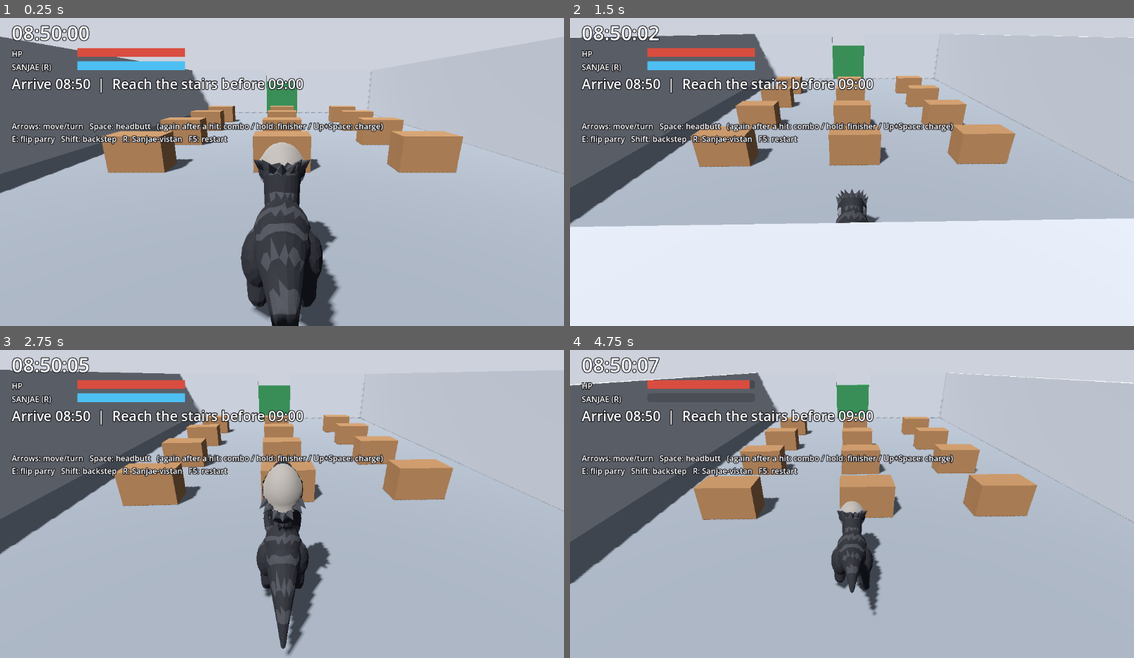
Above: before the commit, frames 1-4 (two rows, left to right).
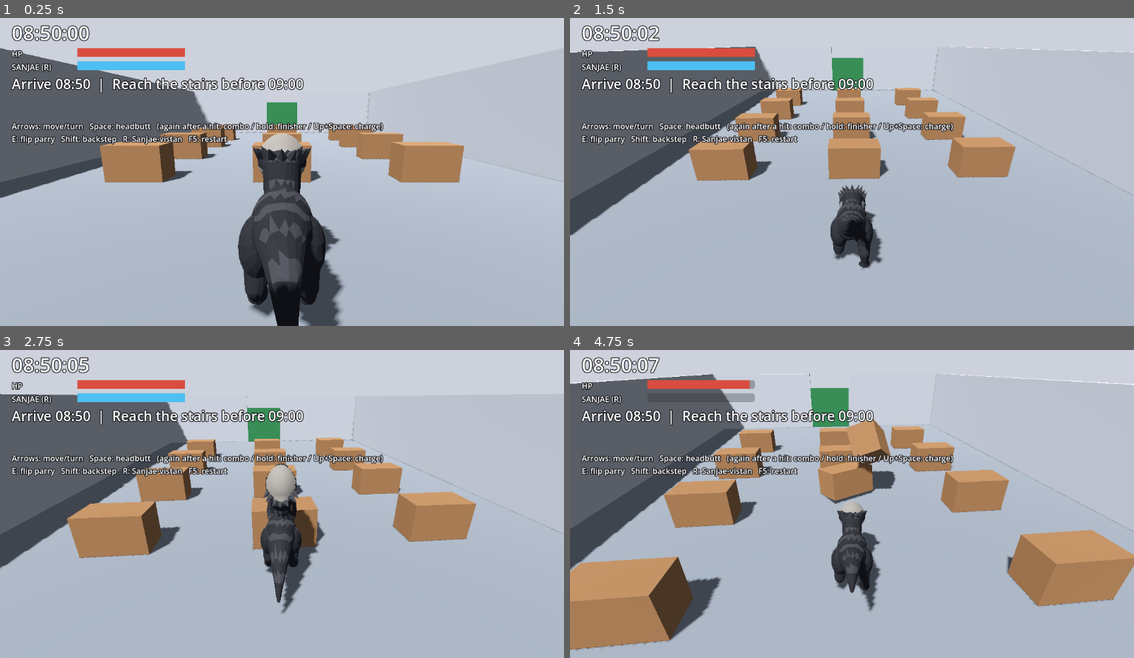
Above: after the commit, the same moments.

Repository: junhyeon-Lee/ram
Game: Godot game, scene res://game/main.tscn
Two runs of this game, one before a commit and one after it. Both use one fixed random seed, a clock stepped at 60 frames per second and the inputs below.
Inputs (mouse positions are in pixels of both pictures, inside the frame that each line leads up to):
- Up to frame 1 (0.25 s): no input
- Up to frame 2 (1.5 s): move the mouse to (976, 150) at 0.52 s; hold Right (turn_right) 0.53-1.25 s; hold Space (attack) 0.53-1.25 s; click (976, 150) at 0.67 s; drag from (739, 184) to (823, 230) at 1.27 s
- Up to frame 3 (2.75 s): move the mouse to (338, 430) at 2.02 s; hold Right (turn_right) from 2.03 s (still down); hold Space (attack) from 2.03 s (still down); tap E (guard) at 2.1 s
- Up to frame 4 (4.75 s): release Right (turn_right) at 2.75 s; release Space (attack) at 2.75 s; drag from (823, 562) to (682, 451) at 2.77 s; move the mouse to (1021, 547) at 3.52 s; hold Left (turn_left) 3.53-4.25 s; hold Space (attack) 3.53-4.25 s; tap R (sanjae) at 3.6 s; drag from (682, 451) to (767, 420) at 4.27 s

The runs differ from the first frame. In frame 1, 11% of the frame differs, in the area x 0-100%, y 5-100%; in frame 2, 44%; in frame 3, 20%; in frame 4, 24%.

Commit message:
fix(combat): 콤보가 이어지게 — 돌진은 날리지 않고, 타마다 넉백, 공격하며 다가서기. 카메라 떨림 고침
사용자가 해 보고 "맞으면 날아가 버려 콤보가 성사되지 않는다", "공격하면서 앞으로 이동하며
이어져야 자연스럽다", "카메라가 덜덜거린다"고 했다.

콤보
- 위키를 누른 채 Space 를 누르면 첫 타가 날리는 돌진으로 나가 책상이 2.5m 날아갔다(4타 중 1타만 맞음).
  돌진을 날리지 않는 '달려들며 여는 첫 타'로 바꿨다(CHARGE_LAUNCHES). 날리는 것은 피니시뿐.
- 넉백을 타마다 따로: 1타 2.2 · 2타 2.6 · 3타 2.2 · 돌진 3.0 m/s (COMBO_KICK, CHARGE_KICK).
- 박치기마다 맞는 순간까지 앞의 대상 쪽으로 다가선다(STEP_REACH 1.05m, 타마다 0.8~1.0m, 돌진 2.4m 까지).
  대상이 없어도 0.35m 나아가고, 시작할 때 대상 쪽으로 30° 까지 몸을 돌려 준다.
- 책상 하나에 0.35초 간격 네 번: 위키 누른 채 1/4 → 4/4, 2m 에서 2/4 → 4/4, 2.6m 에서 4/4.

카메라
- 벽을 등지면(시작 자리 포함) 카메라가 틱마다 17cm 씩 앞뒤로 튀던 것: 가려는 자리를 먼저 벽 안쪽으로
  고친 뒤 다가가게 했다. 서 있을 때 떨림 0.
- 타격 흔들림을 뒤로 갈수록 크게(1타 0.035 · 2타 0.045 · 3타 0.06 · 피니시 0.14×1.4), 틱마다 난수 대신
  초당 17번 왕복하는 물결로.

스모크 테스트에 세 항목 추가(위키 누른 채 연타, 2m 에서 따라붙기, 헛쳐도 전진). 스모크 55 · 출근길 53 PASS.

Co-Authored-By: Claude Fable 5.2 <noreply@anthropic.com>

Diff:
--- a/game/camera/follow_camera.gd
+++ b/game/camera/follow_camera.gd
@@ -14,6 +14,8 @@
 var _yaw := 0.0
 var shake := 0.0                     # 화면 흔들림 세기 (m). 박치기가 맞으면 커졌다가 빠르게 줄어든다
 @export var shake_decay := 9.0
+@export var shake_hz := 17.0          # 흔들리는 박자 (초당 왕복)
+var _shake_time := 0.0
 
 # 강조: 피니시(일어섰다 내리찍기) 동안 카메라가 위로 올라가 조금 다가서서 내려다본다.
 # 등 뒤 높이 그대로면 내리찍는 순간 돌머리가 Ram 몸에 가려 안 보인다.
@@ -37,14 +39,18 @@
 	var real_delta := delta / Engine.time_scale
 	_emphasis = lerpf(_emphasis, _emphasis_target, 1.0 - exp(-emphasis_follow * real_delta))
 	_yaw = lerp_angle(_yaw, target.global_rotation.y, 1.0 - exp(-yaw_follow * real_delta))
-	var next := global_position.lerp(_desired_position(), 1.0 - exp(-pos_follow * real_delta))
-	# 벽에 막히면 곧바로 벽 안쪽으로 당기고, 벗어나면 위 lerp 로 천천히 원래 거리로 돌아간다
+	# 가려는 자리를 먼저 벽 안쪽으로 고친 뒤 그 자리로 다가간다. 벽 뒤의 자리를 향해 다가가면
+	# '조금 가까워짐 → 벽에 닿아 다시 당겨짐'이 틱마다 되풀이되어 카메라가 덜덜 떤다(벽을 등진 시작 자리에서 17cm 씩).
+	var next := global_position.lerp(_clear_of_walls(_desired_position()), 1.0 - exp(-pos_follow * real_delta))
+	# 다가가는 길에 벽이 끼어들면(급히 돌 때) 곧바로 벽 안쪽으로 당긴다
 	global_position = _clear_of_walls(next)
 	var fwd := Vector3(-sin(_yaw), 0.0, -cos(_yaw))
 	look_at(target.global_position + fwd * look_ahead + Vector3.UP * look_height)
-	# 흔들림은 카메라 자리를 바꾸지 않고 화면만 흔든다 (다음 프레임 위치 계산에 쌓이지 않게)
-	h_offset = randf_range(-1.0, 1.0) * shake
-	v_offset = randf_range(-1.0, 1.0) * shake
+	# 흔들림은 카메라 자리를 바꾸지 않고 화면만 흔든다 (다음 프레임 위치 계산에 쌓이지 않게).
+	# 틱마다 새 난수를 쓰면 120Hz 잡음이 되어 화면이 덜덜거린다 → 두 박자의 물결로 부드럽게 흔든다.
+	_shake_time += real_delta
+	h_offset = sin(_shake_time * TAU * shake_hz) * shake
+	v_offset = cos(_shake_time * TAU * shake_hz * 1.31 + 1.0) * shake * 0.8
 	shake = maxf(0.0, shake - shake * shake_decay * real_delta - 0.002)
 
 
--- a/game/player/player.gd
+++ b/game/player/player.gd
@@ -1,7 +1,8 @@
 ## Ram — 플레이어 조작
 ## 방향키: 위·아래 앞뒤 이동, 좌우 몸 돌리기 (카메라가 따라 돈다)
 ## Space 박치기(늘 같은 순서의 4타 콤보: 왼쪽 들이받기 → 오른쪽 후려치기 → 올려치기 → 내리찍기 피니시.
-##   1~3타는 조금만 밀고 피니시가 날린다. 길게 누르면 바로 피니시, 위+Space 돌진)
+##   1~3타는 조금만 밀고 피니시가 날린다. 길게 누르면 바로 피니시, 위+Space 는 달려들며 여는 첫 타(돌진).
+##   박치기마다 맞는 순간까지 앞의 대상 쪽으로 다가선다)
 ## E 공중제비 꼬리 패링 · Shift 백스텝 · R 산재비스탄(시간 감속, 동작 중에도 켜진다)
 ## 동작 중에 누른 Space·Shift·E 는 0.2초 기억했다가 할 수 있게 되는 순간 나간다.
 ##   박치기의 회복 구간은 Shift·E(맞는 순간 0.1초 뒤)와 방향키(0.3초 뒤)로 끊을 수 있다.
@@ -35,15 +36,17 @@
 # 연타의 앞 타는 거의 멈추지 않고, 뒤로 갈수록 길게 멈춰 '탁-탁-탁 … 쾅'이 되게 한다.
 const F := 1.0 / 60.0
 const ATTACKS := {
-	"Attack_RearSlam": {"hits": [0.50], "stop": 6 * F, "shake": 0.22, "kick": 8.0},     # 강 (콤보 피니시는 아래 배율로 8프레임)
-	"Attack_LowCharge": {"hits": [0.333], "stop": 6 * F, "shake": 0.15, "kick": 7.0},   # 강 (돌진)
-	"Attack_FlankButt": {"hits": [0.367], "stop": 2 * F, "shake": 0.12, "kick": 6.5},   # 약 (콤보 1타)
+	# 흔들림(shake, 화면이 밀리는 폭 m)도 뒤로 갈수록 크게: 연타 세 번은 살짝, 피니시만 크게 (2026-11-25.
+	# 전에는 1~3타가 0.12 씩이라 4타가 다 맞으면 0.8초 내내 화면이 덜덜거렸다)
+	"Attack_RearSlam": {"hits": [0.50], "stop": 6 * F, "shake": 0.14, "kick": 8.0},     # 강 (콤보 피니시는 아래 배율로 8프레임)
+	"Attack_LowCharge": {"hits": [0.333], "stop": 6 * F, "shake": 0.06, "kick": 7.0},   # 강 (돌진)
+	"Attack_FlankButt": {"hits": [0.367], "stop": 2 * F, "shake": 0.035, "kick": 6.5},  # 약 (콤보 1타)
 	# 밀어붙이기는 날리지 않고 Ram 걸음(0.25m)만큼씩 밀고 간다: 약하게, 위로 띄우지 않게
-	"Attack_Shove": {"hits": [0.367, 0.633, 0.90], "stop": 1 * F, "shake": 0.06, "kick": 1.6, "up": 0.0},
+	"Attack_Shove": {"hits": [0.367, 0.633, 0.90], "stop": 1 * F, "shake": 0.03, "kick": 1.6, "up": 0.0},
 	# 콤보 연결용 (첫 버전 박치기 재활용). 올려치기는 물체를 위로 띄운다
-	"Attack_Hook": {"hits": [0.433], "stop": 3 * F, "shake": 0.12, "kick": 6.5},          # 중 (콤보 2타)
+	"Attack_Hook": {"hits": [0.433], "stop": 3 * F, "shake": 0.045, "kick": 6.5},         # 중 (콤보 2타)
 	# light_up: 가벼운 타일 때도 이만큼은 띄운다 (올려치기에 책상이 살짝 떴다가 피니시를 맞는다)
-	"Attack_Uppercut": {"hits": [0.40], "stop": 4 * F, "shake": 0.12, "kick": 5.0, "up": 1.2, "light_up": 1.3},  # 중 (3타)
+	"Attack_Uppercut": {"hits": [0.40], "stop": 4 * F, "shake": 0.06, "kick": 5.0, "up": 1.2, "light_up": 1.3},  # 중 (3타)
 }
 
 # 콤보 (시푸 참고): Space 를 이어 누르면 회복 동작을 끊고 다음 박치기로 잇는다.
@@ -77,7 +80,23 @@
 # 콤보 구조 (2026-11-21): 가벼운 타는 대상을 조금만 밀어 제자리에 두고, 날리는 것은 피니시·돌진뿐이다.
 #   (전에는 첫 타가 6.5~8m/s 로 날려 버려 2~4타가 허공을 쳤다)
 # 이어지는 타(2·3타)는 예비 동작을 건너뛰고 빠르게 틀어 '탁-탁-탁 … 쾅' 박자를 만든다. 피니시는 원래 빠르기.
-const LIGHT_KICK := 1.8               # 가벼운 타가 대상에 주는 속도(m/s), 위로 띄우지 않는다
+const LIGHT_KICK := 1.8               # 가벼운 타가 대상에 주는 속도(m/s)의 기본값 (콤보 밖에서 쓴 가벼운 타)
+# 넉백 (2026-11-25): 콤보 타마다 대상에 주는 속도(m/s). 조금씩만 밀어 다음 타가 닿게 하고, 날리는 것은 피니시뿐이다.
+const COMBO_KICK := [2.2, 2.6, 2.2]   # 1타 · 2타 · 3타 (3타는 올려치기라 light_up 만큼 위로도 띄운다)
+const CHARGE_KICK := 3.0              # 돌진(방향키+Space)으로 여는 첫 타. 조금 더 세게 밀지만 날리지는 않는다
+# 방향키+Space 돌진이 대상을 날리는지. 꺼 두면 돌진은 '붙으며 여는 첫 타'가 되어 2·3타·피니시로 이어진다
+# (켜져 있던 2026-11-24 까지는 위키를 누른 채 Space 를 누르면 첫 타가 날려 버려 콤보가 이어지지 않았다).
+const CHARGE_LAUNCHES := false
+# 공격하며 앞으로 (2026-11-25): 박치기마다 맞는 순간까지 앞의 대상 쪽으로 다가선다. 밀려난 대상을 따라붙어 콤보가 이어진다.
+const STEP_REACH := 1.05              # 맞는 순간 대상과 이 거리(m, 몸 가운데끼리)가 되게 다가선다
+const STEP_MAX := [1.0, 0.8, 0.8, 1.0]   # 타마다 다가설 수 있는 가장 먼 거리(m): 1타 · 2타 · 3타 · 피니시
+const STEP_MAX_CHARGE := 2.4          # 돌진은 멀리서 달려든다
+const STEP_FREE := 0.35               # 앞에 대상이 없을 때 나아가는 거리(m). 헛쳐도 앞으로 밀고 간다
+const STEP_FREE_CHARGE := 1.2
+const STEP_SPEED_MAX := 8.0           # 다가서는 속도 상한(m/s)
+const AIM_RANGE := 3.4                # 이 거리 안, 앞쪽 AIM_CONE 안의 가장 가까운 대상을 겨눈다
+const AIM_CONE_DEG := 50.0
+const AIM_TURN_DEG := 30.0            # 박치기를 시작할 때 대상 쪽으로 몸을 돌려 주는 한도
 const LIGHT_DAMAGE := 1
 const LAUNCH_DAMAGE := 2              # 피니시·돌진은 집기를 두 배로 깎는다 (집기는 4 를 버틴다)
 const LINK_TUNE := {"speed": 1.35, "skip": 0.13}
@@ -124,7 +143,10 @@
 var _carry_speed := 0.0               # 대시가 이어받은 달리기 속도
 var _carry_left := 0.0
 var _tune := {}                       # 지금 동작에 걸린 손보기 (ACTION_TUNE 또는 LINK_TUNE)
-var _launcher := false                # 지금 박치기가 대상을 날리는 타인지 (피니시·돌진)
+var _launcher := false                # 지금 박치기가 대상을 날리는 타인지 (피니시)
+var _step_target: Node3D              # 이번 박치기가 다가서는 대상 (없으면 null)
+var _step_budget := 0.0               # 이번 박치기에서 더 다가설 수 있는 거리(m)
+var step_moved := 0.0                 # 점검용: 이번 박치기에서 다가선 거리(m)
 
 var _model: Node3D
 var _anim: AnimationPlayer
@@ -244,10 +266,10 @@
 			combo_step = 1
 			combo_hits = 0
 			_face(dir)
-			# 방향키(자유 이동이 아니면 위)+Space 는 돌진 공격, 그냥 Space 는 4종을 번갈아
+			# 방향키(자유 이동이 아니면 위)+Space 는 돌진으로 붙으며 여는 첫 타, 그냥 Space 는 제자리에서 여는 첫 타
 			var pushing := dir != Vector3.ZERO if free_move else Input.is_action_pressed("move_forward")
 			if pushing:
-				_start_attack(DASH_ATTACK, true)
+				_start_attack(DASH_ATTACK, CHARGE_LAUNCHES)
 			else:
 				_start_attack(COMBO_CHAIN[0])
 		"backstep":
@@ -381,6 +403,7 @@
 			velocity.x += fwd.x * lack
 			velocity.z += fwd.z * lack
 		_carry_left -= real_delta
+	_step_in(real_delta)
 	# 회전은 root motion 변화량 대신 동작 속 root 뼈의 절대 방향을 읽어 차이만큼 돌린다.
 	# (Godot 의 회전 변화량은 뼈 좌표계 기준이고, 180° 지점에서 쿼터니언 부호가 뒤집혀 튄다)
 	var yaw := _root_yaw()
@@ -402,6 +425,68 @@
 		return
 	if not hits.is_empty():
 		_update_combo(real_delta, hits)
+
+
+## 공격하며 앞으로: 첫 맞는 순간까지, 겨눈 대상과 STEP_REACH 거리가 되도록 (대상이 없으면 STEP_FREE 만큼) 나아간다.
+## 동작 자체의 이동(root motion)에 더하는 속도이고, 남은 거리를 맞는 순간까지 남은 시간으로 나눠 매 틱 다시 잰다.
+func _step_in(real_delta: float) -> void:
+	if _step_budget <= 0.0 or _hits_done > 0:
+		return
+	var hits: Array = ATTACKS.get(_current_action, {}).get("hits", [])
+	if hits.is_empty():
+		return
+	var left := (float(hits[0]) - _clip_pos()) / float(_tune.get("speed", 1.0))   # 맞는 순간까지 남은 실제 시간
+	if left <= 0.0:
+		return
+	var fwd := -global_transform.basis.z
+	var want := _step_budget                       # 대상이 없으면 남은 몫을 고르게 나아간다
+	if is_instance_valid(_step_target):
+		var to := _step_target.global_position - global_position
+		want = (to.x * fwd.x + to.z * fwd.z) - STEP_REACH
+	var speed := clampf(want / maxf(left, real_delta), 0.0, STEP_SPEED_MAX)
+	speed = minf(speed, _step_budget / real_delta)
+	velocity.x += fwd.x * speed
+	velocity.z += fwd.z * speed
+	_step_budget -= speed * real_delta
+	step_moved += speed * real_delta
+
+
+## 앞쪽 AIM_CONE 안, AIM_RANGE 안에서 가장 가까운 박치기 대상 (없으면 null)
+func _find_target() -> Node3D:
+	var query := PhysicsShapeQueryParameters3D.new()
+	var sphere := SphereShape3D.new()
+	sphere.radius = AIM_RANGE
+	query.shape = sphere
+	query.transform = Transform3D(Basis(), global_position + Vector3.UP * 0.6)
+	query.exclude = [get_rid()]
+	var fwd := -global_transform.basis.z
+	var best: Node3D = null
+	var best_dist := INF
+	for hit in get_world_3d().direct_space_state.intersect_shape(query, 32):
+		var body := hit.collider as Node3D
+		if body == null or not body.has_method("take_headbutt"):
+			continue
+		var to := (body.global_position - global_position) * Vector3(1, 0, 1)
+		var dist := to.length()
+		if dist < 0.01 or dist > AIM_RANGE or to.normalized().dot(fwd) < cos(deg_to_rad(AIM_CONE_DEG)):
+			continue
+		if dist < best_dist:
+			best = body
+			best_dist = dist
+	return best
+
+
+## 박치기를 시작할 때: 대상을 겨눠 몸을 조금 돌리고, 이번 타에서 다가설 몫을 정한다
+func _aim_and_plan_step() -> void:
+	var charge := _current_action == DASH_ATTACK
+	_step_target = _find_target()
+	step_moved = 0.0
+	if _step_target:
+		var to := _step_target.global_position - global_position
+		rotation.y = rotate_toward(rotation.y, atan2(-to.x, -to.z), deg_to_rad(AIM_TURN_DEG))
+		_step_budget = STEP_MAX_CHARGE if charge else float(STEP_MAX[clampi(combo_step - 1, 0, STEP_MAX.size() - 1)])
+	else:
+		_step_budget = STEP_FREE_CHARGE if charge else STEP_FREE
 
 
 ## 회복 구간 끊기 (끊었으면 true).
@@ -444,6 +529,7 @@
 	if link:
 		tune = FINISHER_LINK_TUNE if _is_finisher else LINK_TUNE
 	_start_action(anim_name, 0.05, tune)
+	_aim_and_plan_step()
 	_camera_emphasis(FINISHER_CAM if _is_finisher else 0.0)
 	Sfx.play_at(get_parent(), Sfx.whoosh(), global_position + Vector3.UP, -6.0, randf_range(0.9, 1.15))
 
@@ -486,7 +572,7 @@
 	var kick: float = spec.get("kick", 6.5) * float(bonus["kick"])
 	var up: float = spec.get("up", 0.35)
 	if not _launcher:
-		kick = minf(kick, LIGHT_KICK)
+		kick = minf(kick, _light_kick())
 		up = spec.get("light_up", 0.0)
 	var landed := false
 	for hit in get_world_3d().direct_space_state.intersect_shape(query, 16):
@@ -516,6 +602,15 @@
 			cam.add_shake(spec.get("shake", 0.1) * float(bonus["shake"]))
 
 
+## 가벼운 타가 대상에 주는 속도: 돌진으로 연 첫 타, 콤보 1~3타, 그 밖(콤보 밖에서 쓴 타)
+func _light_kick() -> float:
+	if _current_action == DASH_ATTACK:
+		return CHARGE_KICK
+	if combo_step >= 1 and combo_step <= COMBO_KICK.size():
+		return float(COMBO_KICK[combo_step - 1])
+	return LIGHT_KICK
+
+
 func _base_anim_speed() -> float:
 	return 1.0 / SANJAE_SCALE if _sanjae_left > 0.0 else 1.0
 
--- a/tools/godot/smoke_test.gd
+++ b/tools/godot/smoke_test.gd
@@ -371,14 +371,14 @@
 						_check(_mark.q_hud == 4, "COMBO counter shows landed hits (%d)" % _mark.q_hud)
 						_check(not is_instance_valid(_mark.q_desk), "the finisher breaks the desk")
 						q_done = true
-				6, 7:  # 가벼운 타는 조금만 밀고(다음 타가 닿게), 돌진은 날린다
+				6, 7:  # 가벼운 타는 조금만 밀고(다음 타가 닿게), 날리는 타(7: launcher 로 직접 시작)는 날린다
 					if tq > 0.9:
 						var d: Node3D = _mark.q_desk
 						var moved: float = (d.global_position - _mark.q_desk_pos).length() if is_instance_valid(d) else -1.0
 						if q == 6:
 							_check(moved > 0.02 and moved < 0.8 and d.hits == 1, "a light headbutt only nudges the desk (%.2f m, damage %d)" % [moved, d.hits if is_instance_valid(d) else -1])
 						else:
-							_check(moved > 2.0 and d.hits == 2, "the charge launches the desk (%.2f m, damage %d)" % [moved, d.hits if is_instance_valid(d) else -1])
+							_check(moved > 2.0 and d.hits == 2, "a launching headbutt launches the desk (%.2f m, damage %d)" % [moved, d.hits if is_instance_valid(d) else -1])
 						if is_instance_valid(d):
 							d.queue_free()
 						q_done = true
@@ -390,7 +390,57 @@
 					if q == 8:
 						_next()
 
-		10:  # 9시 마감: 시계를 8:59:58 로 돌려 마감 처리 확인
+		10:  # 콤보가 이어지게: 위키를 누른 채 연타해도 첫 타가 날리지 않고, 떨어져 있어도 다가서며, 헛쳐도 앞으로 나아간다
+			var k: int = _mark.get("k", 0)
+			if not _mark.has("k_t0"):
+				_mark.k_t0 = _t
+				_mark.k_taps = 0
+				_mark.k_first = ""
+				_mark.k_step = 0.0
+				_mark.k_hitstops = p.hitstop_count
+				# 1번은 옆 줄에서: 0번에서 앞으로 달려간 Ram 이 서 있던 자리에 책상을 만들면 겹쳐서 튕겨 나간다
+				var k_spot := Vector3(2.0 if k == 1 else -2.0, 0.05, 9.0)
+				p.global_position = k_spot
+				p.global_rotation.y = 0.0 if k < 2 else PI      # 2: 책상이 없는 뒷벽 쪽
+				_mark.k_pos = k_spot
+				if k < 2:
+					_main._breakable("StepDesk%d" % k, Vector3(1.4, 0.9, 0.8), Vector3(k_spot.x, 0.45, k_spot.z - (1.6 if k == 0 else 2.0)), Color(0.6, 0.5, 0.4))
+					_mark.k_desk = _main.get_node("StepDesk%d" % k)
+			var tk: float = _t - float(_mark.k_t0)
+			if k == 0 and tk < 2.2:
+				Input.action_press("move_forward")              # 사람이 흔히 하듯 위키를 누른 채 연타
+			else:
+				Input.action_release("move_forward")
+			var k_taps: int = 4 if k < 2 else 1
+			if int(_mark.k_taps) < k_taps and tk >= 0.15 + 0.35 * int(_mark.k_taps):
+				Input.action_press("attack")
+				_mark.k_taps = int(_mark.k_taps) + 1
+				_mark.k_up = tk + 0.05
+			elif _mark.has("k_up") and tk >= float(_mark.k_up):
+				Input.action_release("attack")
+				_mark.erase("k_up")
+			if _mark.k_first == "" and p._current_action != "":
+				_mark.k_first = p._current_action
+			if p.combo_step == 1:
+				_mark.k_step = maxf(_mark.k_step, p.step_moved)
+			if tk > (3.2 if k < 2 else 1.6) and p._state == 0:
+				var k_landed: int = p.hitstop_count - _mark.k_hitstops
+				match k:
+					0:
+						_check(_mark.k_first == RamPlayer.DASH_ATTACK, "Up+Space opens with the charge (%s)" % _mark.k_first)
+						_check(k_landed == 4 and not is_instance_valid(_mark.k_desk), "holding Up and mashing Space still lands the whole combo (%d landed)" % k_landed)
+					1:
+						_check(_mark.k_step > 0.5, "the first headbutt steps in toward a desk 2 m away (%.2f m)" % _mark.k_step)
+						_check(k_landed == 4 and not is_instance_valid(_mark.k_desk), "the combo connects from 2 m away (%d landed)" % k_landed)
+					2:
+						var k_moved: float = (p.global_position - _mark.k_pos).length()
+						_check(k_landed == 0 and k_moved > 0.4 and k_moved < 1.2, "a whiffed headbutt still carries Ram forward (%.2f m)" % k_moved)
+				_mark.erase("k_t0")
+				_mark.k = k + 1
+				if k == 2:
+					_next()
+
+		11:  # 9시 마감: 시계를 8:59:58 로 돌려 마감 처리 확인
 			if _t < 0.05:
 				_main.clock.game_seconds = 9 * 3600 - 2.0
 			elif _t > 1.5:
Not shown, changed: docs/design.md
Not shown, changed: docs/handoff.md
